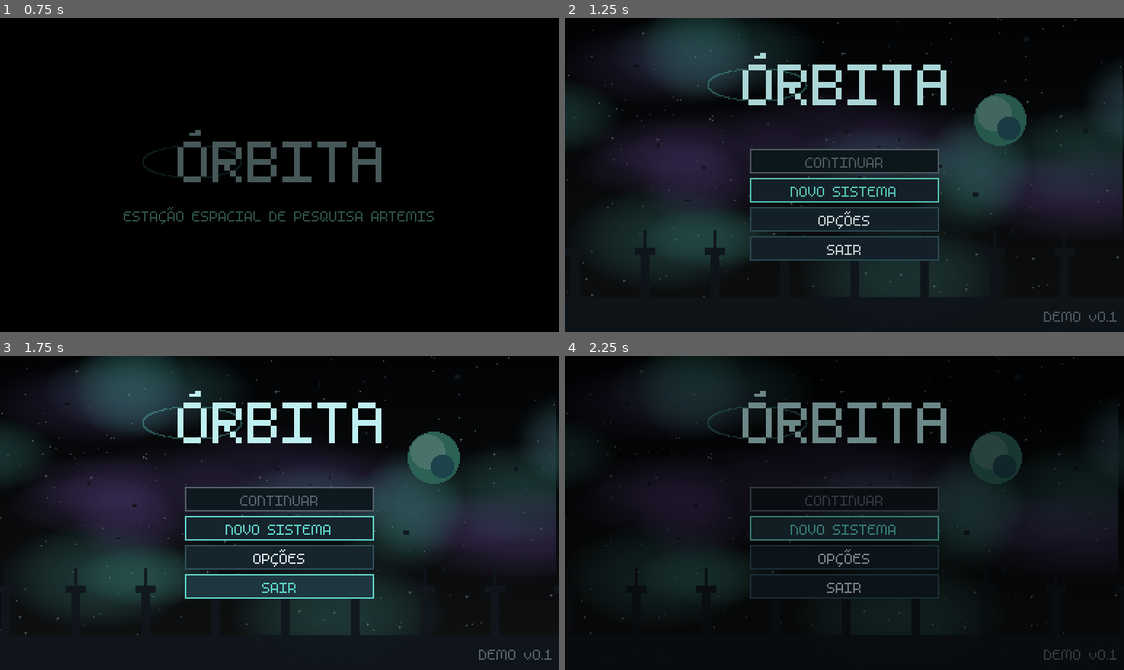
Above: before the commit, frames 1-4 (two rows, left to right).
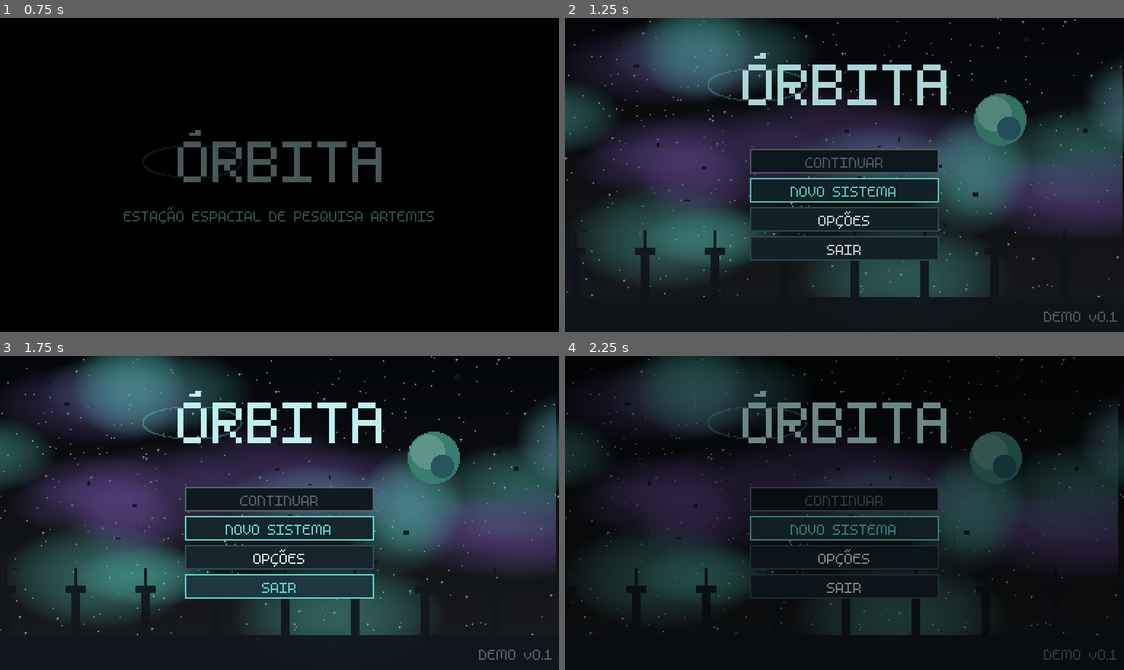
Above: after the commit, the same moments.

Repository: ErickScur/FAG-orbita
Game: Godot game, scene res://scenes/boot/splash.tscn
The game is run twice, just before and just after one commit, with the same random seed, the same clock (stepped at 60 frames per second) and the same inputs. Sound files missing from this copy of the repository are replaced by a short silence.
Inputs (mouse positions are in pixels of both pictures, inside the frame that each line leads up to):
- Up to frame 1 (0.75 s): tap Enter (ui_accept) at 0.5 s; move the mouse to (402, 159) at 0.52 s; hold D (move_right) from 0.53 s (still down); hold Q (beam) from 0.53 s (still down); click (402, 159) at 0.67 s
- Up to frame 2 (1.25 s): keep holding D (move_right); keep holding Q (beam); tap Space (jump) at 0.77 s
- Up to frame 3 (1.75 s): release D (move_right) at 1.25 s; release Q (beam) at 1.25 s; drag from (167, 528) to (251, 575) at 1.27 s
- Up to frame 4 (2.25 s): click "NOVO SISTEMA" at 2 s

Frame 1 is identical in both runs. In frame 2, 30% of the frame differs, in the area x 0-100%, y 0-89%; in frame 3, 34%; in frame 4, 5.0%.

Commit message:
art: parallax mais visível pela janela e placeholder do espaço com mais estrelas

Diff:
--- a/scripts/core/balance.gd
+++ b/scripts/core/balance.gd
@@ -128,8 +128,8 @@
 const PARALLAX_FAR_SCALE: Vector2 = Vector2(0.04, 0.02)
 const PARALLAX_MID_SCALE: Vector2 = Vector2(0.18, 0.09)
 const PARALLAX_NEAR_SCALE: Vector2 = Vector2(0.55, 0.28)
-const PARALLAX_FAR_DIM: float = 0.45
-const PARALLAX_MID_DIM: float = 0.7
+const PARALLAX_FAR_DIM: float = 0.75
+const PARALLAX_MID_DIM: float = 0.9
 const SECTOR_FLASH_TIME: float = 0.12
 const SECTOR_SETTLE_TIME: float = 1.2
 const SECTOR_FLASH_COLOR: Color = Color("e8f4ff")
--- a/tests/test_balance.gd
+++ b/tests/test_balance.gd
@@ -116,8 +116,8 @@
 	"AMBIENT_MOTE_LIFETIME": 7.0,
 	"AMBIENT_MOTE_SPEED": 5.0,
 	"AMBIENT_MOTE_RISE": -3.0,
-	"PARALLAX_FAR_DIM": 0.45,
-	"PARALLAX_MID_DIM": 0.7,
+	"PARALLAX_FAR_DIM": 0.75,
+	"PARALLAX_MID_DIM": 0.9,
 	"SECTOR_FLASH_TIME": 0.12,
 	"SECTOR_SETTLE_TIME": 1.2,
 	"HUD_BAR_SLIDE_TIME": 0.25,
--- a/tools/make_placeholders.gd
+++ b/tools/make_placeholders.gd
@@ -599,10 +599,10 @@
 		var blend: float = float(y) / float(size.y)
 		_fill_rect(image, origin.x, origin.y + y, size.x, 1, _shade(base, 0.12 * blend))
 	var light: Color = palette.get("light", Color.WHITE)
-	for index: int in range(220):
+	for index: int in range(420):
 		var x: int = _rng.randi_range(0, size.x - 1)
 		var y: int = _rng.randi_range(0, size.y - 1)
-		var brightness: float = _rng.randf_range(0.25, 1.0)
+		var brightness: float = _rng.randf_range(0.45, 1.0)
 		var star: Color = light
 		star.a = brightness
 		_put(image, origin.x + x, origin.y + y, star)
@@ -620,7 +620,7 @@
 		var rx: float = _rng.randf_range(34.0, 84.0)
 		var ry: float = _rng.randf_range(18.0, 40.0)
 		var tint: Color = teal if blob % 2 == 0 else purple
-		tint.a = 0.30
+		tint.a = 0.42
 		_blend_ellipse(image, float(origin.x) + cx, float(origin.y) + cy, rx, ry, tint)
 	var planet: Color = Color("#3E8C7A")
 	_fill_ellipse(image, float(origin.x) + 300.0, float(origin.y) + 70.0, 18.0, 18.0, planet)
Binary file changed: assets/placeholder/backgrounds/space_far.png
Binary file changed: assets/placeholder/backgrounds/space_mid.png
Not shown, changed: docs/design/GDD.md
